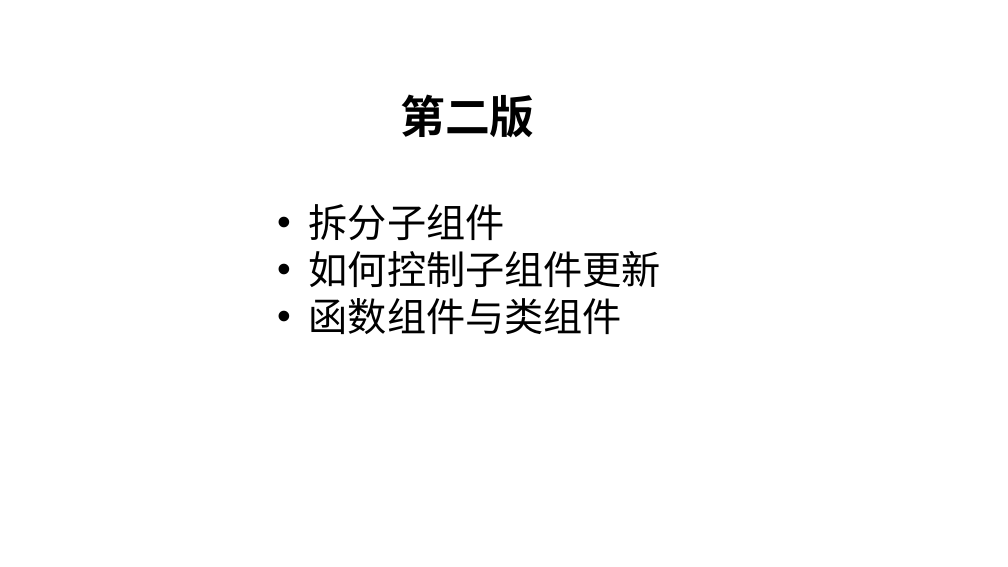
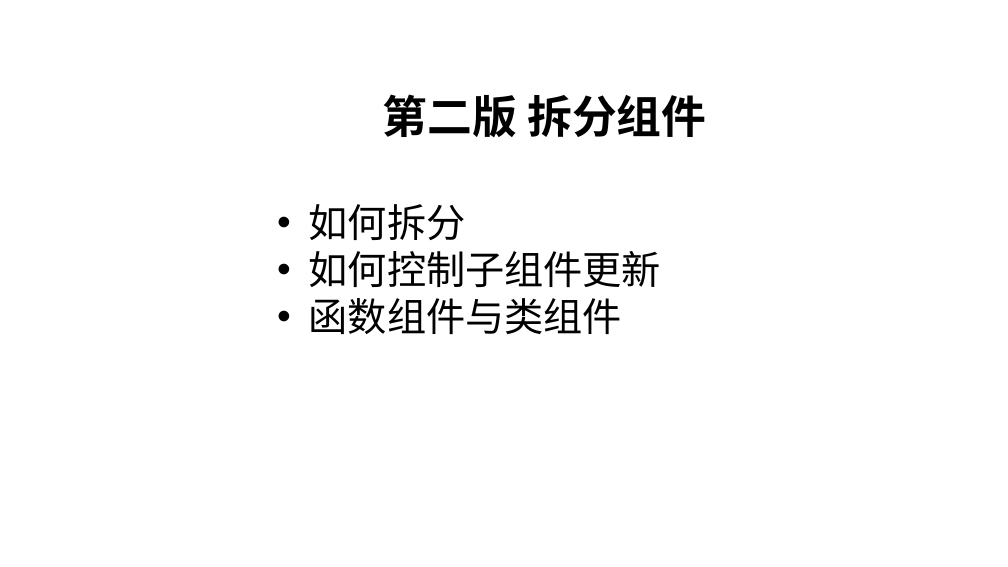
Before and after one commit to RubyLouvre/tx-todolist, a slide deck: slide 17 of TodoList.pptx (slide 16 before the commit). Drawn at 1008x567 pixels with LibreOffice and Linux fonts; fonts in the diff are those of the drawing; background and template pictures are left out. Boxes give left, top, right and bottom in pixels: in the first picture for what was removed or moved away, otherwise in the second. Text is boxed around its words. In the diff, an @@ line names an element or a change of style, - is before the commit and + after.

```diff
--- a/TodoList.pptx
+++ b/TodoList.pptx
@@ text at (x1=383, y1=94, x2=706, y2=138): text changed @@
-第二版
+第二版 拆分组件
@@ text at (x1=309, y1=204, x2=466, y2=240): text changed @@
-• 拆分子组件
+• 如何拆分
```
Also in this commit, not shown: 5 other slides changed, 3 slides added, 2 slides removed, 2 other files.
